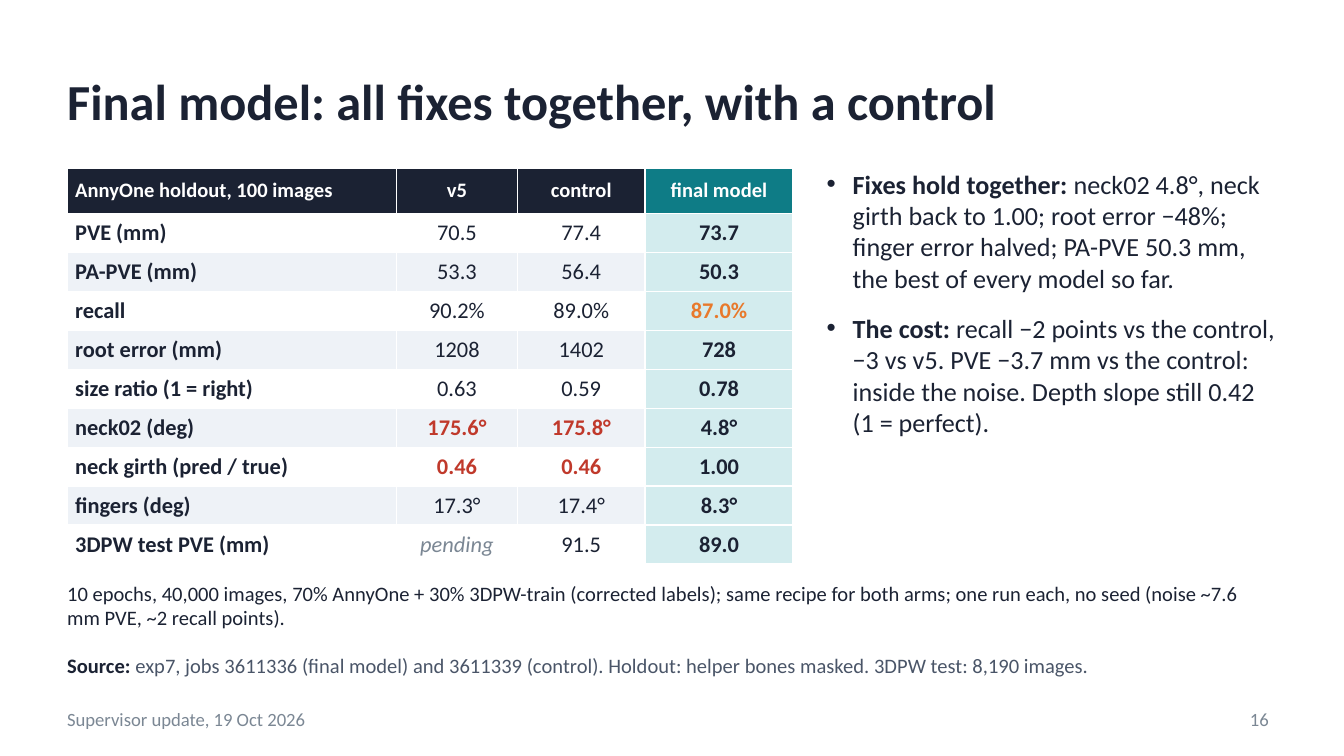
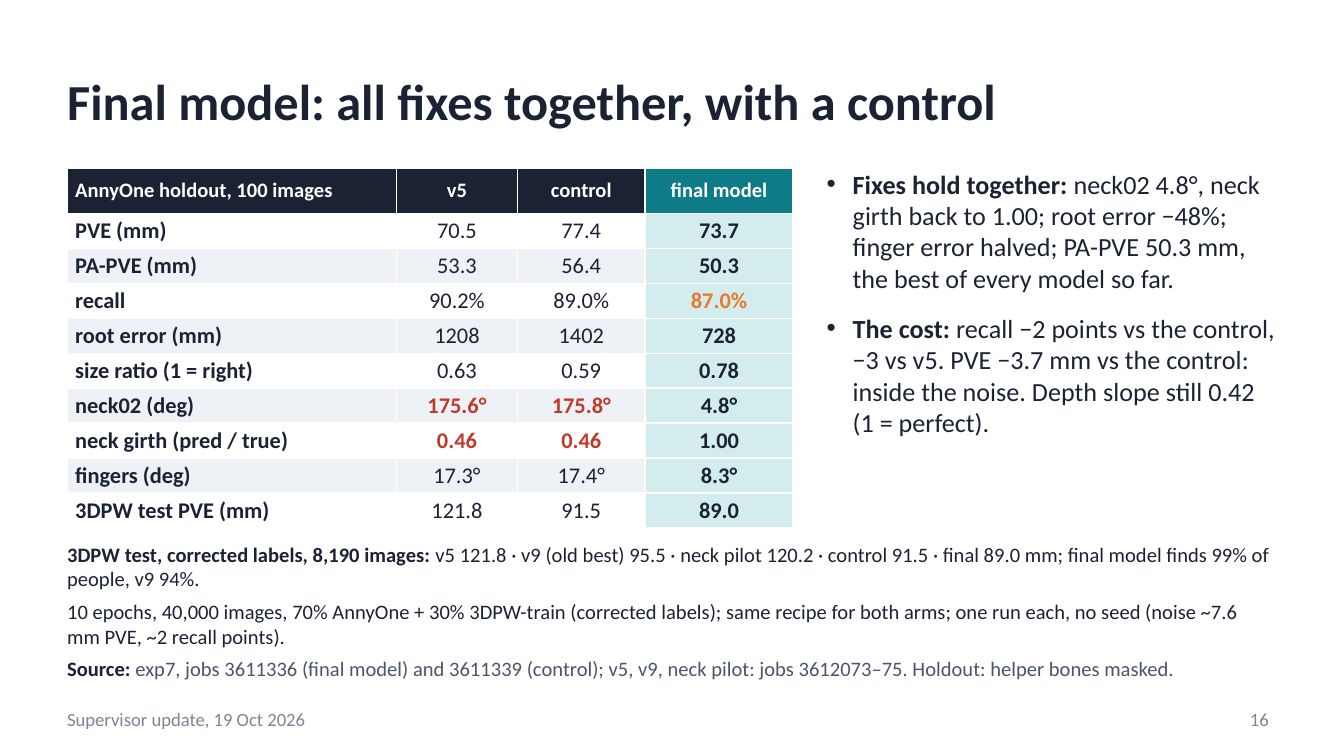
Before and after one commit to saadnajib/Multi-Person-Whole-Body-Human-Mesh-Recovery-in-a-Single-Shot-with-Annyone-dataset-and-3dpw-dataset, a slide deck: slide 16 of docs/supervisor_update_2026-10-16.pptx. Drawn at 1344x756 pixels with LibreOffice and Linux fonts; fonts in the diff are those of the drawing. Boxes give left, top, right and bottom in pixels: in the first picture for what was removed or moved away, otherwise in the second. Text is boxed around its words. In the diff, an @@ line names an element or a change of style, - is before the commit and + after.

```diff
--- a/docs/supervisor_update_2026-10-16.pptx
+++ b/docs/supervisor_update_2026-10-16.pptx
@@ table at (67, 168, 793, 525) @@
-row 10, column 2: pending
+row 10, column 2: 121.8
@@ text added at (67, 547, 1269, 590), 11 pt, text #1B2233 @@
+3DPW test, corrected labels, 8,190 images: v5 121.8 · v9 (old best) 95.5 · neck pilot 120.2 · control 91.5 · final 89.0 mm; final model finds 99% of people, v9 94%.
@@ text "10 epochs, 40,000 images, 70% ...": place and size @@
-text "10 epochs, 40,000 images, 70% ..." at (67, 586, 1237, 629)
+text "10 epochs, 40,000 images, 70% ..." at (67, 604, 1237, 648)
@@ text at (67, 661, 1173, 680): text changed @@
-Source: exp7, jobs 3611336 (final model) and 3611339 (control). Holdout: helper bones masked. 3DPW test: 8,190 images.
+Source: exp7, jobs 3611336 (final model) and 3611339 (control); v5, v9, neck pilot: jobs 3612073–75. Holdout: helper bones masked.
```
Also in this commit, not shown: 1 other slide changed, 1 slide added, 4 other files.
